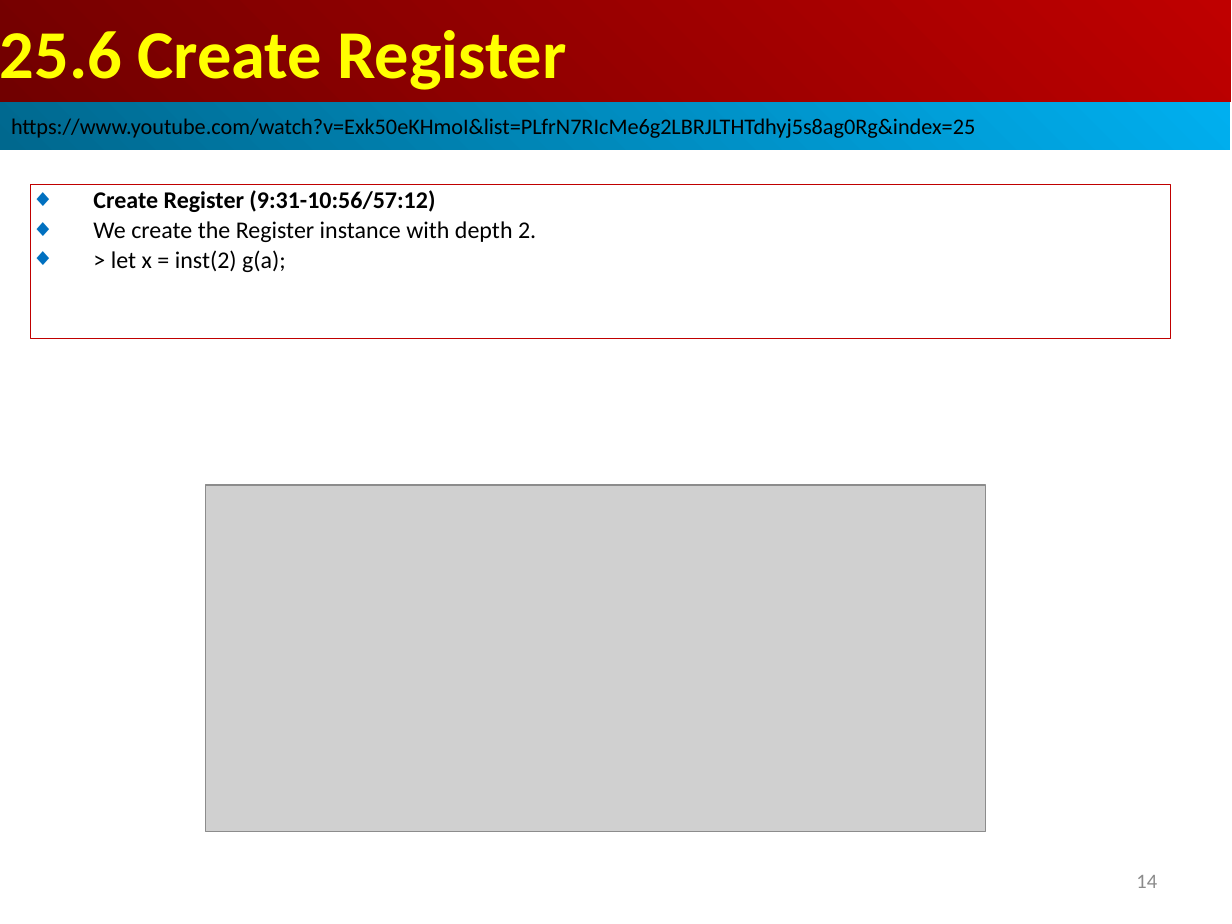
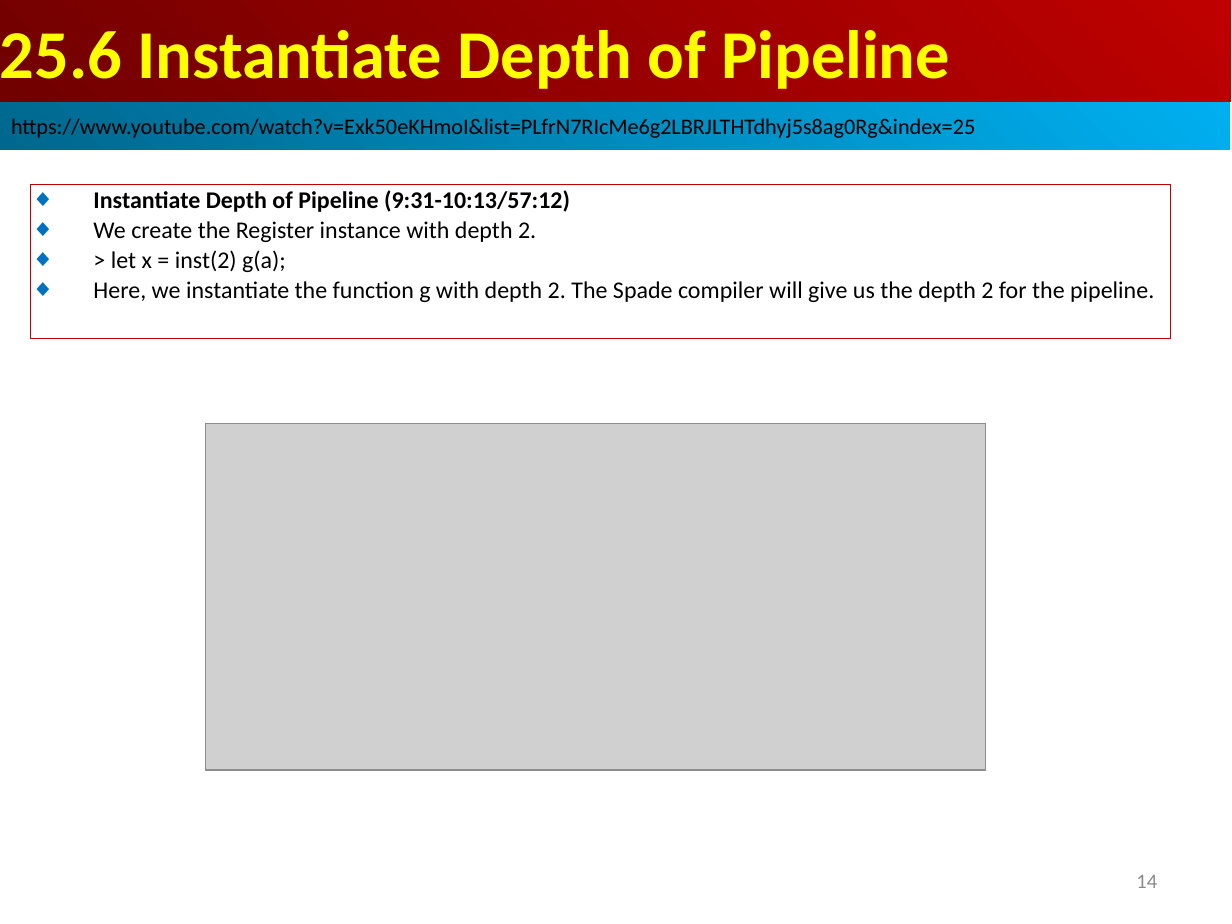
Before and after one commit to peterhchen/AIU_CS800_Chisel, a slide deck: slide 14 of 500_UCSC_HWD/025_Spade_HDL/000_Video/025.Spade_HDL.ppt. Drawn at 1232x924 pixels with LibreOffice and Linux fonts; fonts in the diff are those of the drawing; grey boxes stand for pictures. Boxes give left, top, right and bottom in pixels: in the first picture for what was removed or moved away, otherwise in the second. Text is boxed around its words. In the diff, an @@ line names an element or a change of style, - is before the commit and + after.

```diff
--- a/500_UCSC_HWD/025_Spade_HDL/000_Video/025.Spade_HDL.ppt
+++ b/500_UCSC_HWD/025_Spade_HDL/000_Video/025.Spade_HDL.ppt
@@ text in rectangle at <box>0,30,950,89</box>: text changed @@
-25.6 Create Register
+25.6 Instantiate Depth of Pipeline
@@ text in rectangle at <box>93,190,570,212</box>: text changed @@
-◆ Create Register (9:31-10:56/57:12)
+◆ Instantiate Depth of Pipeline (9:31-10:13/57:12)
@@ text in rectangle at <box>93,281,1154,302</box>: paragraph added @@
+◆ Here, we instantiate the function g with depth 2. The Spade compiler will give us the depth 2 for the pipeline.
@@ picture: place and size @@
-picture at <box>206,485,986,832</box>
+picture at <box>206,424,986,770</box>
```
Also in this commit, not shown: 1 other slide changed, 22 slides added.
